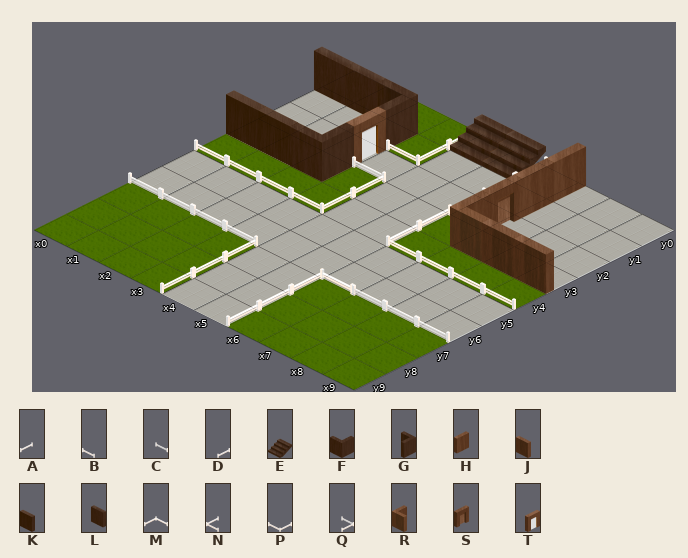
A Tiled map gets an edit: Arcane/MAPS/vilarejo_001.tmx. The first picture shows the starting point.
Cells are 256x128 px. Isometric: x runs down to the right, y down to the left. Shown: x 0..9, y 0..9.
Key: from "tileset_boran001": A 0 "fence_E", B 1 "fence_N", C 2 "fence_S", D 3 "fence_W", E 35 "stairsOpen_S", F 48 "wallCorner_N", G 50 "wallCorner_W", H 51 "wall_E", J 59 "wall_N", K 61 "wall_N2", L 62 "wall_S2", M 64 "fence_E2", N 65 "fence_E3", P 66 "fence_N2", Q 67 "fence_S2", R 68 "wall_E3", S 73 "doorClosed_E", T 76 "doorClosed_W".
_ is an empty cell.
Layers that did not change in this view are not listed.
Layer "1A_parede" before, first column x 0:
 0 ___DEEAH__
 1 LLGP__NH__
 2 __T____S__
 3 KKFQ__MRJJ
 4 BBBP__NBBB
 5 __________
 6 __________
 7 CCCQ__MCCC
 8 ___D__A___
 9 ___D__A___
Now the later version:
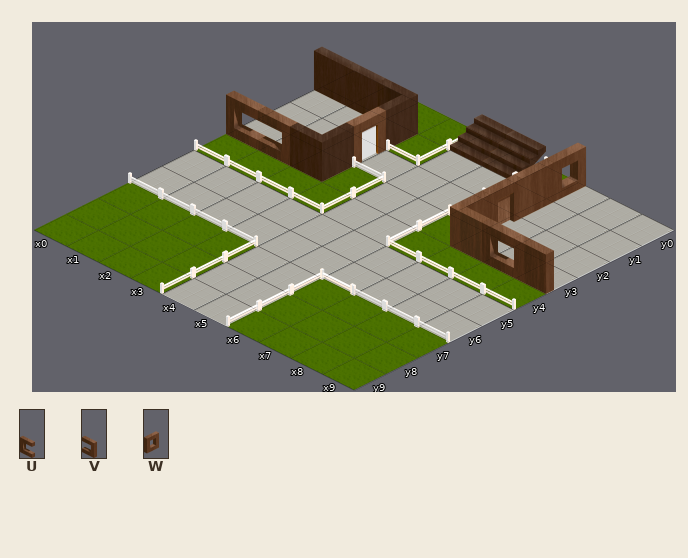
Further tiles: from "janelas": U 2 "windowRight_N", V 6 "windowLeft_N", W 11 "window_E".
The exact change:
Layer "1A_parede":
Tile J becomes tile U in row 3 at x 8.
Tile K becomes tile U in row 3 at x 0.
Tile K becomes tile V in row 3 at x 1.
Tile H becomes tile W in row 0 at x 7.
Pixel boxes of the changes (left, top, right, bottom) in both pictures:
changed: (226, 90, 298, 166)
changed: (482, 143, 586, 278)
